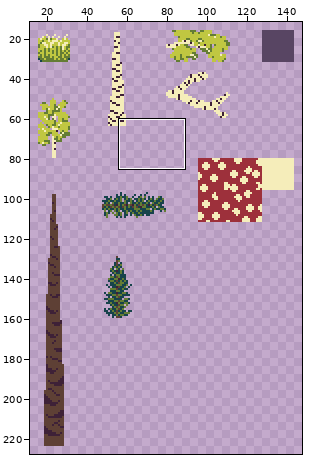
Pixel-art file, stored at art/foliage/foliage.aseprite. Above: a wide view before the commit, with the close-up outlined.
Close-up. The starting point:
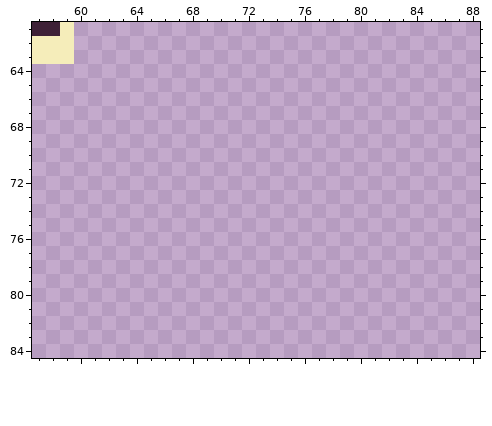
1024x1024 pixels, 1 frame. Shown: x 57..88, y 61..84. The wide view leaves out empty margins.
And afterwards:
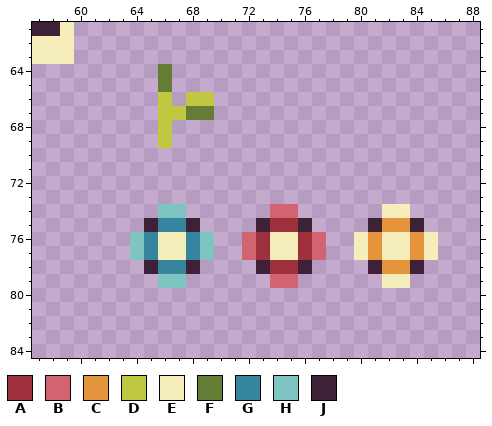
Palette (. is transparent): A #9d303b  B #d26471  C #e4943a  D #c0c741  E #f5edba  F #647d34  G #34859d  H #7ec4c1  J #3e2137
Change:
@@ x 64..71 @@
 63 ........
-64 ........
-65 ........
-66 ........
-67 ........
-68 ........
-69 ........
+64 ..F.....
+65 ..F.....
+66 ..D.DD..
+67 ..DDFF..
+68 ..D.....
+69 ..D.....
 70 ........
@@ x 57..88 @@
 73 ................................
-74 ................................
-75 ................................
-76 ................................
-77 ................................
-78 ................................
-79 ................................
+74 .........HH......BB......EE.....
+75 ........JGGJ....JAAJ....JCCJ....
+76 .......HGEEGH..BAEEAB..ECEECE...
+77 .......HGEEGH..BAEEAB..ECEECE...
+78 ........JGGJ....JAAJ....JCCJ....
+79 .........HH......BB......EE.....
 80 ................................
Boxes around the changes in both close-ups, in picture pixels (x1, y1, x2, y2):
added: (158, 64, 214, 148)
added: (130, 204, 438, 288)
